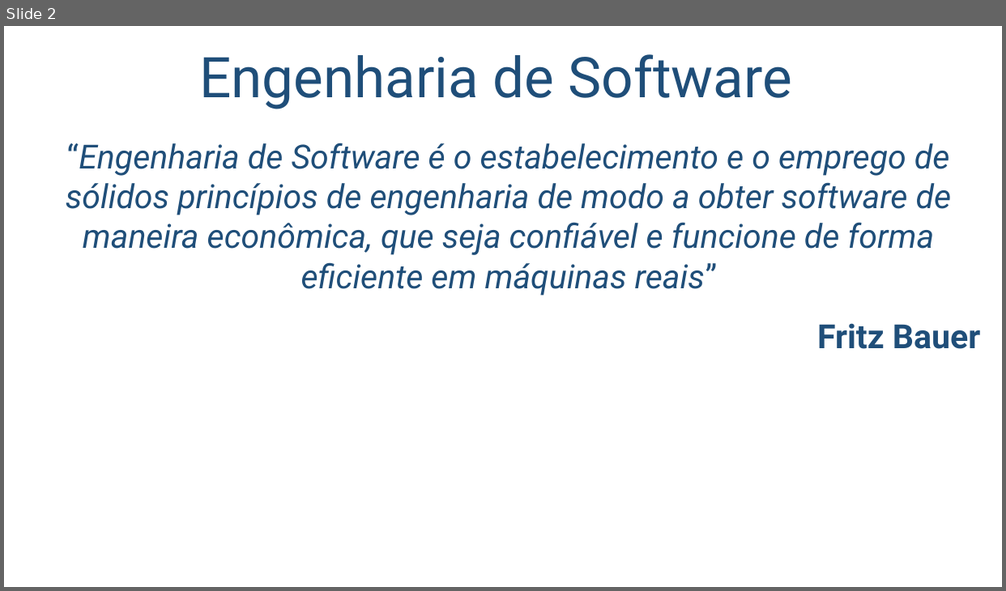
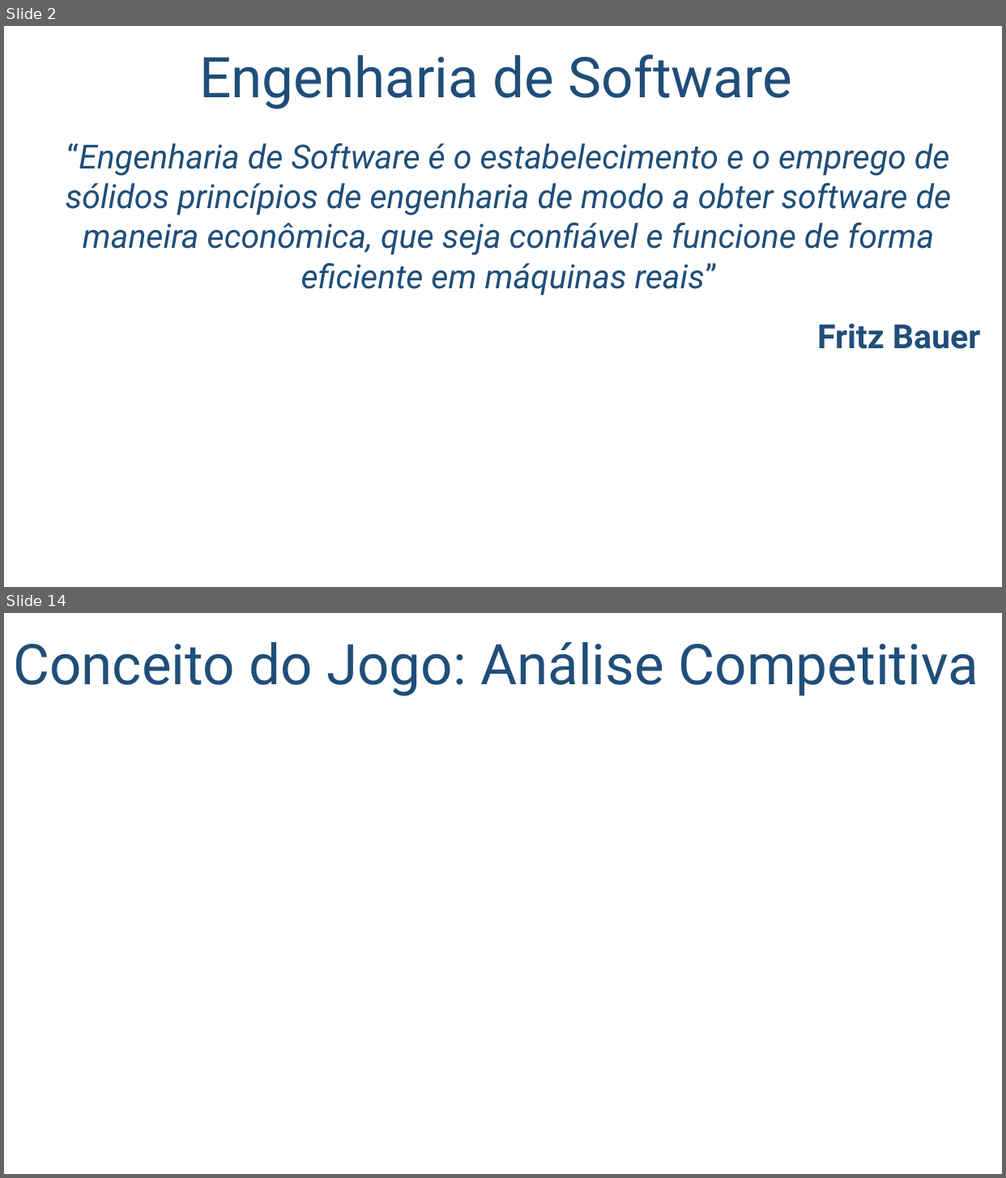
Before and after one commit to salmo-jr/public-slides, a slide deck: engenharia-de-software.pptx. Shown one above the other, each under a label of ours: slide 2 before the commit, slides 2 and 14 after it; the slides between them are not shown. The pictures are 1006x591 and 1006x1178 pixels, drawn with LibreOffice and Linux fonts; fonts in the diff are those of the drawing; background and template pictures are left out. Boxes give left, top, right and bottom in pixels: in the first picture for what was removed or moved away, otherwise in the second. Text is boxed around its words. In the diff, an @@ line names an element or a change of style, - is before the commit and + after.

```diff
--- a/engenharia-de-software.pptx
+++ b/engenharia-de-software.pptx
@@ slide 14 added at (4,613,1002,1174), background picture (left out) @@
@@ title added at (13,642,978,696), 54 pt, text #1F4E79 @@
+Conceito do Jogo: Análise Competitiva
```
Also in this commit, not shown: 23 other slides added, 1 slide removed.
